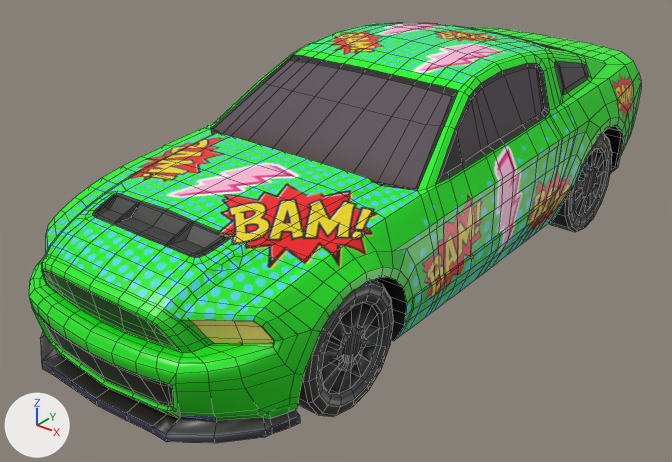
The FBX model Assets/Models/Cars/FordMustang2012/FordMustang2012_1.fbx, before and after one commit.
One viewpoint serves both versions: a camera (50 mm lens) standing at (3.19, -4.35, 2.87) and looking at (-0.12, -0.21, 0.3). Arrows for +X, +Y and +Z are at lower left; the lights stay in place. Mesh edges are drawn as thin lines. Where no turn or scale is listed for an object, it has been applied to the vertices.

The first picture shows 'Ford_base_1', 'Ford_mustang2012_wheel.B.L', 'Ford_mustang2012_wheel.F.L', 'ford_bamper'.
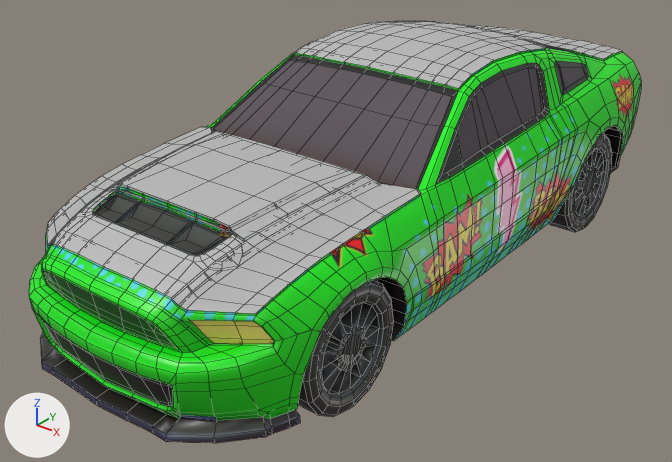
Scene script edits in JSON lines:
```json
{"op": "add", "block": "mat_carbon_ford", "code": ["mat_carbon_ford = principled_material('carbon_ford')", "mat_carbon_ford.base_color = (0.5, 0.5, 0.5)  # grey #bcbcbc"]}
{"block": "me_mesh_005", "where": "me_mesh_005.from_pydata(...)  # 1980 vertices, 1924 faces; spans x -0.93..0.93, y -2.31..2.31, z -0.62..0.62"}
{"block": "me_mesh_005", "where": "# used by ob_ford_base_1; location = (0.0, 0.153, 0.793)"}
{"block": "me_mesh_005", "change": "me_mesh_005 part 1: edges marked sharp go from 2880 to 227"}
{"op": "add", "block": "me_mesh_007", "code": ["me_mesh_007 = bpy.data.meshes.new('Mesh.007')", "me_mesh_007.from_pydata(...)  # 399 vertices, 314 faces; spans x -0.8..0.8, y -2.19..2.19, z -0.32..0.32", "me_mesh_007.materials.append(mat_carbon_ford)  # grey #bcbcbc"]}
{"op": "add", "block": "me_mesh_006", "code": ["me_mesh_006 = bpy.data.meshes.new('Mesh.006')", "me_mesh_006.from_pydata(...)  # 74 vertices, 58 faces; spans x -0.532..0.532, y -0.433..0.433, z -0.056..0.056", "me_mesh_006.materials.append(mat_ford_mustang)  # picture img_fordmustang_albedotransparency_png"]}
{"op": "add", "block": "ob_ford_carbon", "code": ["ob_ford_carbon = bpy.data.objects.new('ford_carbon', me_mesh_007)", "ob_ford_carbon.location = (0.0, 0.122, 1.1)"]}
{"op": "add", "block": "ob_airtake_ford", "code": ["ob_airtake_ford = bpy.data.objects.new('airtake_ford', me_mesh_006)", "ob_airtake_ford.location = (0.0, -1.229, 0.999)"]}
```

What differs and where, as boxes (x1, y1, x2, y2) in the pictures (672 x 462 px):
```json
{"object": "ford_carbon", "change": "added", "after": [47, 21, 623, 314]}
{"object": "airtake_ford", "change": "added", "after": [115, 186, 236, 236]}
{"part": 1, "of": "me_mesh_005", "change": "shading changed", "before": [41, 43, 641, 353], "after": [41, 43, 641, 353]}
```
